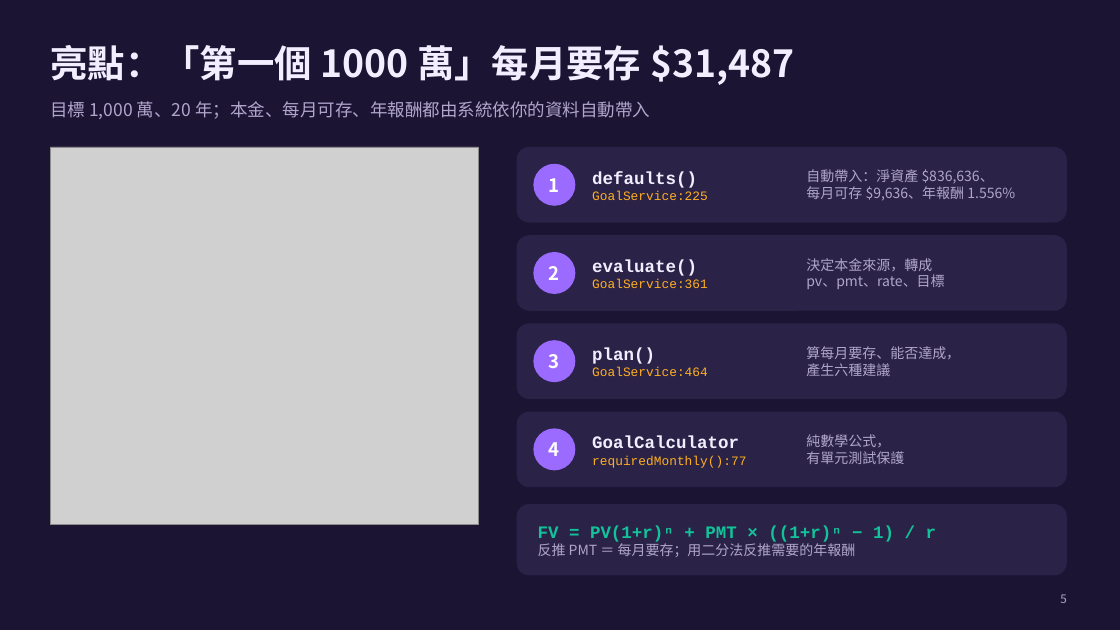
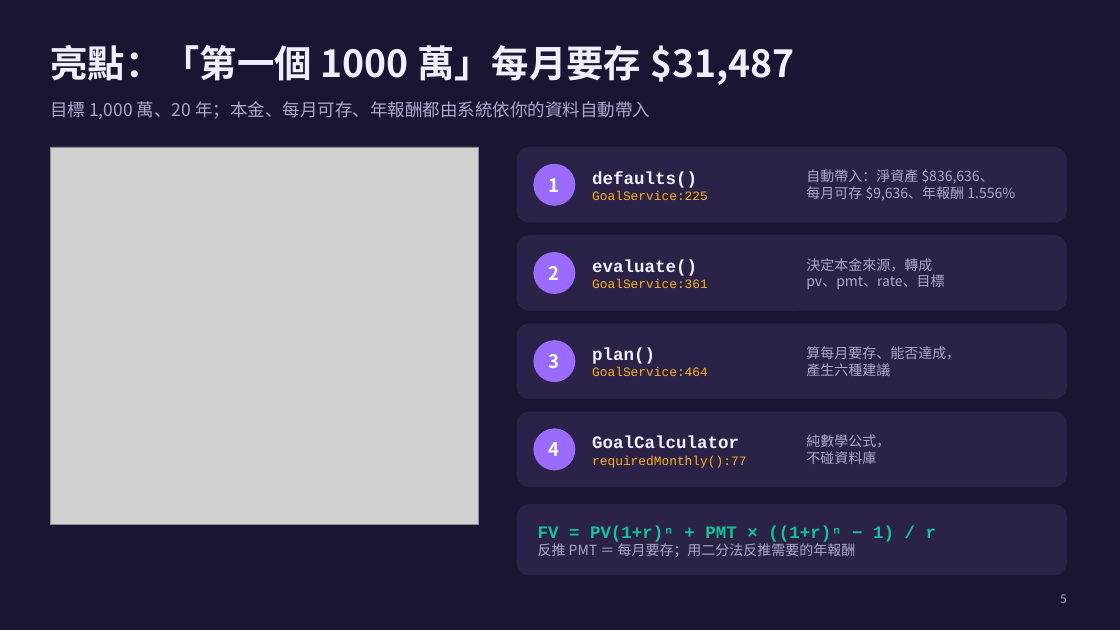
Before and after one commit to HongLeongYong/finance-goal, a slide deck: slide 5 of docs/匯報簡報.pptx. Drawn at 1120x630 pixels with LibreOffice and Linux fonts; fonts in the diff are those of the drawing; grey boxes stand for pictures. Boxes give left, top, right and bottom in pixels: in the first picture for what was removed or moved away, otherwise in the second. Text is boxed around its words. In the diff, an @@ line names an element or a change of style, - is before the commit and + after.

```diff
--- a/docs/匯報簡報.pptx
+++ b/docs/匯報簡報.pptx
@@ text at (806,451,876,464): text changed @@
-有單元測試保護
+不碰資料庫
```
Also in this commit, not shown: 2 other slides changed.
